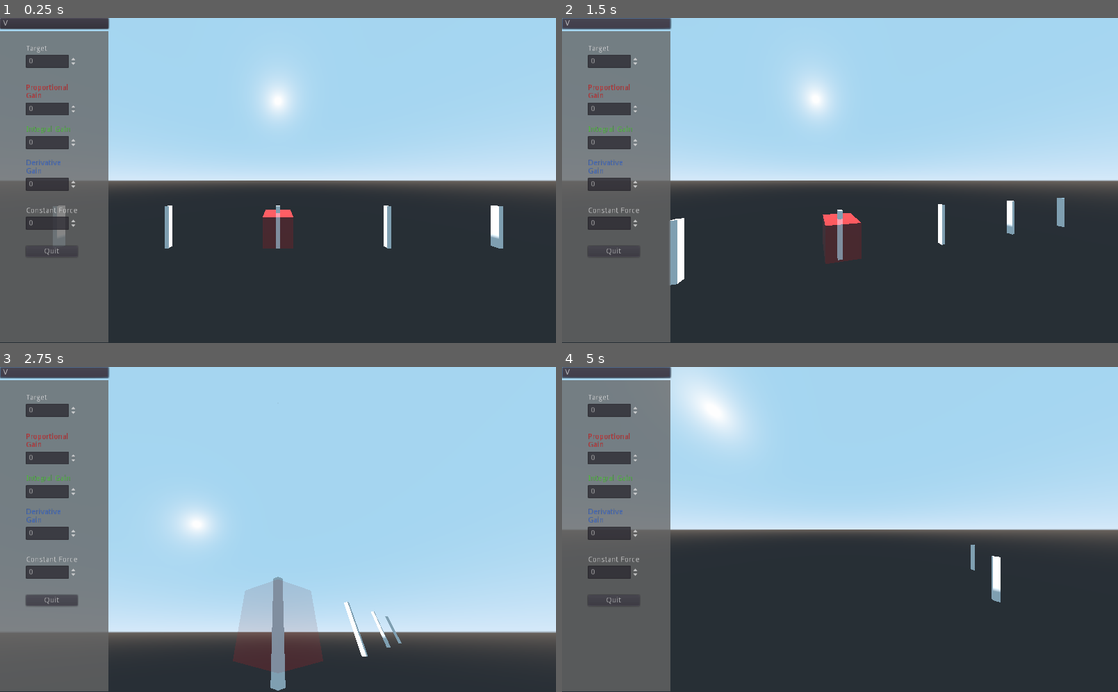
Above: before the commit, frames 1-4 (two rows, left to right).
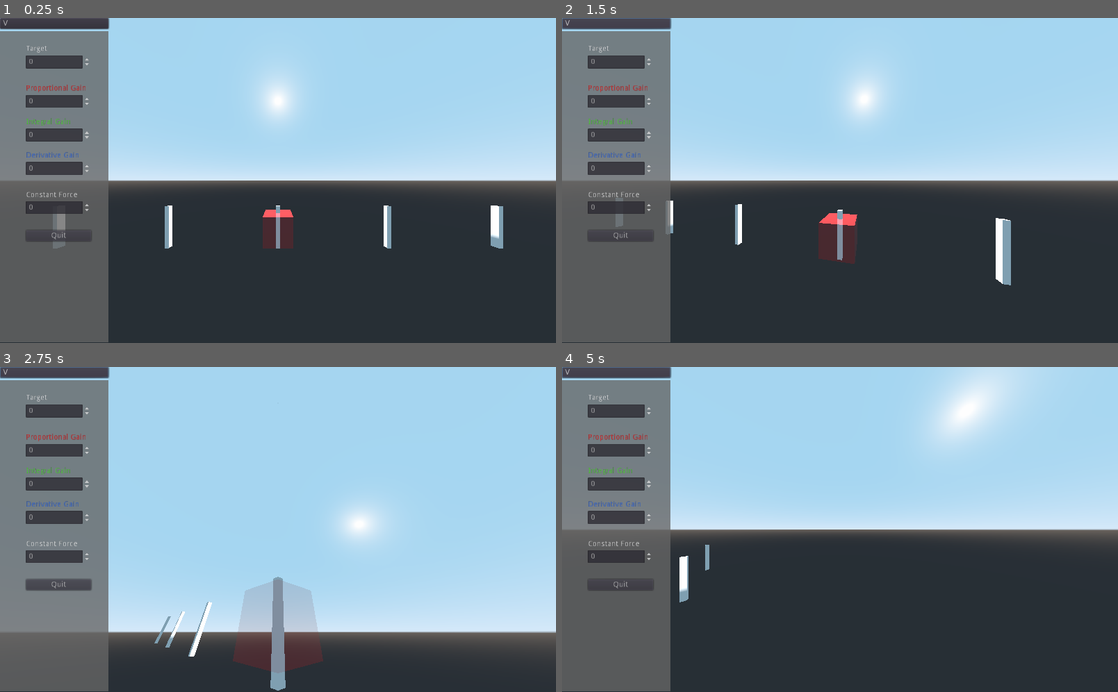
Above: after the commit, the same moments.

Repository: tipx2/godot-PID
Game: Godot game, scene res://scenes/world.tscn
Same seed, same stepped clock (60 frames per second), same inputs: the game is played once before the commit and once after it.
Inputs:
- Up to frame 1 (0.25 s): no input
- Up to frame 2 (1.5 s): click "V" at 0.5 s; tap Enter at 1.25 s; hold D (rotate_right) from 1.28 s (still down); hold Q (move_in) from 1.28 s (still down)
- Up to frame 3 (2.75 s): release D (rotate_right) at 2.03 s; release Q (move_in) at 2.03 s; hold S (rotate_down) from 2.03 s (still down); tap E (move_out) at 2.1 s
- Up to frame 4 (5 s): release S (rotate_down) at 2.78 s; hold D (rotate_right) 2.78-3.53 s; hold Q (move_in) 2.78-3.53 s; hold W (rotate_up) 3.53-4.28 s; tap E (move_out) at 3.6 s; hold A (rotate_left) from 4.28 s (still down); hold Q (move_in) from 4.28 s (still down)

The runs differ from the first frame. In frame 1, 3.3% of the frame differs, in the area x 4-17%, y 11-74%; in frame 2, 6.9%; in frame 3, 5.9%; in frame 4, 9.4%, in the area x 4-83%, y 0-74%.

Commit message:
fixed some arrow scaling

Diff:
--- a/scenes/ui.tscn
+++ b/scenes/ui.tscn
@@ -37,36 +37,38 @@
 
 [node name="VBoxContainer" type="VBoxContainer" parent="VBoxContainer/ColorRect/HBoxContainer"]
 margin_left = 48.0
-margin_right = 143.0
+margin_right = 168.0
 margin_bottom = 575.0
 
 [node name="MarginContainer5" type="MarginContainer" parent="VBoxContainer/ColorRect/HBoxContainer/VBoxContainer"]
-margin_right = 95.0
+margin_right = 120.0
 margin_bottom = 22.0
 custom_constants/margin_top = 22
 
 [node name="target" type="Label" parent="VBoxContainer/ColorRect/HBoxContainer/VBoxContainer"]
 margin_top = 26.0
-margin_right = 95.0
-margin_bottom = 40.0
+margin_right = 120.0
+margin_bottom = 41.0
+rect_min_size = Vector2( 120, 15 )
 text = "Target"
 
 [node name="target_SpinBox" type="SpinBox" parent="VBoxContainer/ColorRect/HBoxContainer/VBoxContainer"]
-margin_top = 44.0
-margin_right = 95.0
-margin_bottom = 68.0
+margin_top = 45.0
+margin_right = 120.0
+margin_bottom = 69.0
 max_value = 6.0
 
 [node name="MarginContainer" type="MarginContainer" parent="VBoxContainer/ColorRect/HBoxContainer/VBoxContainer"]
-margin_top = 72.0
-margin_right = 95.0
-margin_bottom = 94.0
+margin_top = 73.0
+margin_right = 120.0
+margin_bottom = 95.0
 custom_constants/margin_top = 22
 
 [node name="ProportionalGain" type="RichTextLabel" parent="VBoxContainer/ColorRect/HBoxContainer/VBoxContainer"]
-margin_top = 98.0
-margin_right = 95.0
-margin_bottom = 128.0
+margin_top = 99.0
+margin_right = 120.0
+margin_bottom = 114.0
+rect_min_size = Vector2( 100, 0 )
 bbcode_enabled = true
 bbcode_text = "[color=#ff0000]Proportional Gain[/color]"
 text = "Proportional Gain"
@@ -74,22 +76,22 @@
 scroll_active = false
 
 [node name="ProportionalGain_SpinBox" type="SpinBox" parent="VBoxContainer/ColorRect/HBoxContainer/VBoxContainer"]
-margin_top = 132.0
-margin_right = 95.0
-margin_bottom = 156.0
+margin_top = 118.0
+margin_right = 120.0
+margin_bottom = 142.0
 step = 0.01
 allow_greater = true
 
 [node name="MarginContainer2" type="MarginContainer" parent="VBoxContainer/ColorRect/HBoxContainer/VBoxContainer"]
-margin_top = 160.0
-margin_right = 95.0
-margin_bottom = 171.0
+margin_top = 146.0
+margin_right = 120.0
+margin_bottom = 157.0
 custom_constants/margin_top = 11
 
 [node name="IntegralGain" type="RichTextLabel" parent="VBoxContainer/ColorRect/HBoxContainer/VBoxContainer"]
-margin_top = 175.0
-margin_right = 95.0
-margin_bottom = 190.0
+margin_top = 161.0
+margin_right = 120.0
+margin_bottom = 176.0
 bbcode_enabled = true
 bbcode_text = "[color=#43ec1e]Integral Gain[/color]"
 text = "Integral Gain"
@@ -97,22 +99,22 @@
 scroll_active = false
 
 [node name="IntegralGain_SpinBox" type="SpinBox" parent="VBoxContainer/ColorRect/HBoxContainer/VBoxContainer"]
-margin_top = 194.0
-margin_right = 95.0
-margin_bottom = 218.0
+margin_top = 180.0
+margin_right = 120.0
+margin_bottom = 204.0
 step = 0.01
 allow_greater = true
 
 [node name="MarginContainer3" type="MarginContainer" parent="VBoxContainer/ColorRect/HBoxContainer/VBoxContainer"]
-margin_top = 222.0
-margin_right = 95.0
-margin_bottom = 233.0
+margin_top = 208.0
+margin_right = 120.0
+margin_bottom = 219.0
 custom_constants/margin_top = 11
 
 [node name="DerivativeGain" type="RichTextLabel" parent="VBoxContainer/ColorRect/HBoxContainer/VBoxContainer"]
-margin_top = 237.0
-margin_right = 95.0
-margin_bottom = 267.0
+margin_top = 223.0
+margin_right = 120.0
+margin_bottom = 238.0
 bbcode_enabled = true
 bbcode_text = "[color=#1e5dec]Derivative Gain[/color]"
 text = "Derivative Gain"
@@ -120,42 +122,42 @@
 scroll_active = false
 
 [node name="DerivativeGain_SpinBox2" type="SpinBox" parent="VBoxContainer/ColorRect/HBoxContainer/VBoxContainer"]
-margin_top = 271.0
-margin_right = 95.0
-margin_bottom = 295.0
+margin_top = 242.0
+margin_right = 120.0
+margin_bottom = 266.0
 step = 0.01
 allow_greater = true
 
 [node name="MarginContainer6" type="MarginContainer" parent="VBoxContainer/ColorRect/HBoxContainer/VBoxContainer"]
-margin_top = 299.0
-margin_right = 95.0
-margin_bottom = 321.0
+margin_top = 270.0
+margin_right = 120.0
+margin_bottom = 292.0
 custom_constants/margin_top = 22
 
 [node name="ConstantForce" type="Label" parent="VBoxContainer/ColorRect/HBoxContainer/VBoxContainer"]
-margin_top = 325.0
-margin_right = 95.0
-margin_bottom = 339.0
+margin_top = 296.0
+margin_right = 120.0
+margin_bottom = 310.0
 text = "Constant Force"
 
 [node name="ConstantForce_SpinBox" type="SpinBox" parent="VBoxContainer/ColorRect/HBoxContainer/VBoxContainer"]
-margin_top = 343.0
-margin_right = 95.0
-margin_bottom = 367.0
+margin_top = 314.0
+margin_right = 120.0
+margin_bottom = 338.0
 step = 0.01
 allow_greater = true
 allow_lesser = true
 
 [node name="MarginContainer4" type="MarginContainer" parent="VBoxContainer/ColorRect/HBoxContainer/VBoxContainer"]
-margin_top = 371.0
-margin_right = 95.0
-margin_bottom = 393.0
+margin_top = 342.0
+margin_right = 120.0
+margin_bottom = 364.0
 custom_constants/margin_top = 22
 
 [node name="quit" type="Button" parent="VBoxContainer/ColorRect/HBoxContainer/VBoxContainer"]
-margin_top = 397.0
-margin_right = 95.0
-margin_bottom = 417.0
+margin_top = 368.0
+margin_right = 120.0
+margin_bottom = 388.0
 text = "Quit"
 
 [node name="HBoxContainer" type="HBoxContainer" parent="VBoxContainer"]
--- a/scripts/arrows_holder.gd
+++ b/scripts/arrows_holder.gd
@@ -4,13 +4,13 @@
 
 func _physics_process(delta):
 	var P_scale = (PID.error * Globals.P_gain)
-	$P_arrow_holder.scale = Vector3(P_scale, P_scale, 1)
+	$P_arrow_holder.scale = Vector3(P_scale, 1, 1)
 
 	var I_scale = (PID.integration_stored * Globals.I_gain)
-	$I_arrow_holder.scale = Vector3(I_scale, I_scale, 1)
+	$I_arrow_holder.scale = Vector3(I_scale, 1, 1)
 
 	var D_scale = (-PID.rate_of_currentValue * Globals.D_gain)
-	$D_arrow_holder.scale = Vector3(D_scale, D_scale, 1)
+	$D_arrow_holder.scale = Vector3(D_scale, 1, 1)
 
 	var CF_scale = Globals.constant_force
-	$Constant_force_holder.scale = Vector3(CF_scale, CF_scale, 1)
+	$Constant_force_holder.scale = Vector3(CF_scale, 1, 1)
--- a/scripts/pid.gd
+++ b/scripts/pid.gd
@@ -17,12 +17,12 @@
 # call this however often dt (the time step) is
 func update(dt : float, currentValue : float, targetValue : float) -> float:
 	error = targetValue - currentValue
+
 	# calculate proportional term
 	var P = P_gain * error
 
 
 	# calculate the derivative term
-
 	# check if we're calculating derivative for the first time, skip if so
 	if derivative_initialised:
 		# calculate the rate of change of currentValue
--- a/scripts/wasdorbit_anchor.gd
+++ b/scripts/wasdorbit_anchor.gd
@@ -5,9 +5,9 @@
 
 func _physics_process(delta):
 	if Input.is_action_pressed("rotate_left"):
+		rotation_degrees.y -= ROTATE_AMOUNT
+	if Input.is_action_pressed("rotate_right"):
 		rotation_degrees.y += ROTATE_AMOUNT
-	if Input.is_action_pressed("rotate_right"):
-		rotation_degrees.y -= ROTATE_AMOUNT
 
 	if Input.is_action_pressed("rotate_up"):
 		rotation_degrees.x -= ROTATE_AMOUNT
